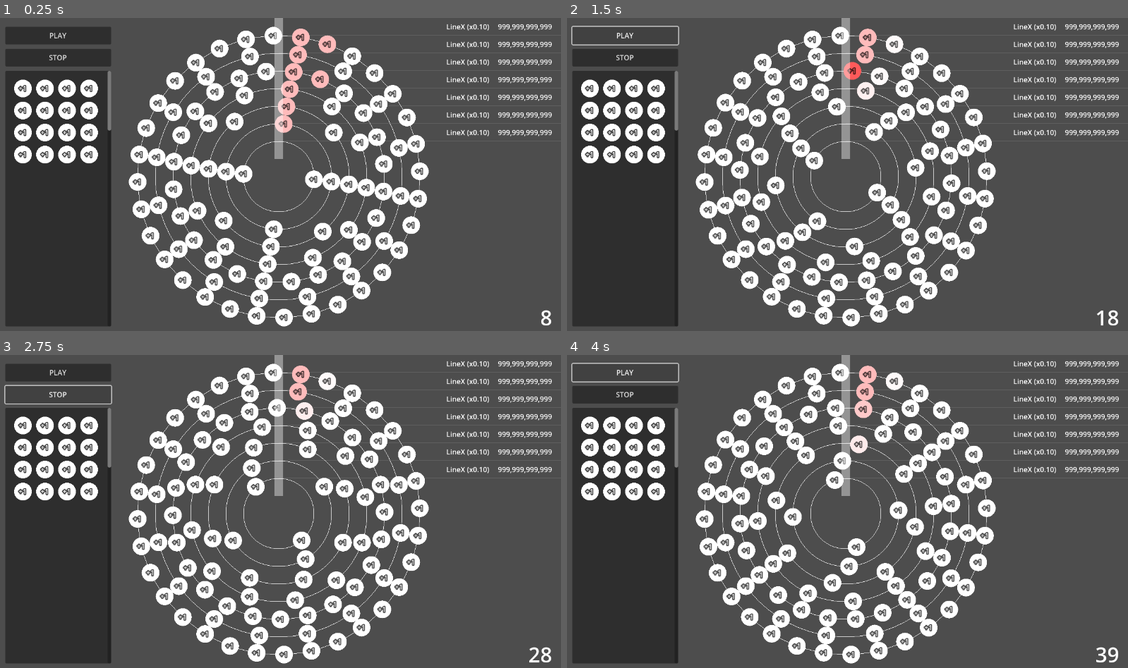
Above: before the commit, frames 1-4 (two rows, left to right).
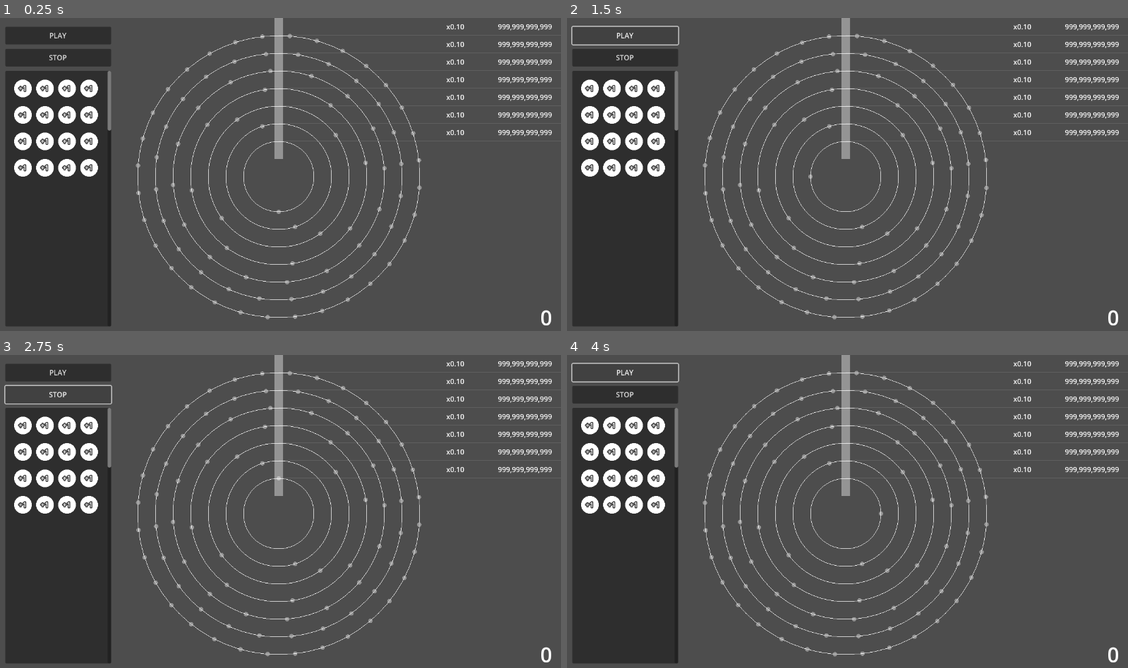
Above: after the commit, the same moments.

Repository: kamikoloss/syzygy
Game: Godot game, scene res://scenes/main.tscn
Same seed, same stepped clock (60 frames per second), same inputs: the game is played once before the commit and once after it.
Inputs:
- Up to frame 1 (0.25 s): no input
- Up to frame 2 (1.5 s): click "PLAY" at 0.5 s; click "PLAY" at 1.25 s
- Up to frame 3 (2.75 s): click "STOP" at 2 s
- Up to frame 4 (4 s): click "STOP" at 2.75 s; click "PLAY" at 3.5 s

The runs differ from the first frame. In frame 1, 16% of the frame differs, in the area x 2-99%, y 2-99%; in frame 2, 17%; in frame 3, 16%; in frame 4, 17%.

Commit message:
update to ride Chip on ChipHolder by drag and drop

Diff:
--- a/scenes/chip.gd
+++ b/scenes/chip.gd
@@ -1,5 +1,8 @@
 class_name Chip
 extends Control
+
+signal hovered # (on: bool)
+signal dragged # (on: bool)
 
 @export var score := 1
 
@@ -8,19 +11,55 @@
 @export var _label_main: Label
 @export var _label_price: Label
 
+var is_dragging := false
+var is_overlapping := false
+
+var _center_offset: Vector2
+var _drag_start_global_position: Vector2
+var _overrapping_holder: ChipHolder
+var _placed_holder: ChipHolder
+
 
 func _ready() -> void:
+    mouse_entered.connect(_on_mouse_entered)
+    mouse_exited.connect(_on_mouse_exited)
     area.area_entered.connect(_on_area_entered)
     area.area_exited.connect(_on_area_exited)
+
+    _center_offset = custom_minimum_size / 2.0
     refresh_view()
 
 
 func _process(delta: float) -> void:
     _label_main.rotation = get_global_transform().get_rotation() * -1
+    if is_dragging:
+        global_position = get_global_mouse_position() - _center_offset
+
+
+func _gui_input(event: InputEvent) -> void:
+    if event is InputEventMouseButton:
+        if event.button_index == MOUSE_BUTTON_LEFT:
+            dragged.emit(event.pressed)
+            _drag(event.pressed)
 
 
 func refresh_view() -> void:
     _label_main.text = "+%s" % [score]
+
+
+func flash() -> void:
+    var tween := create_tween()
+    tween.set_ease(Tween.EASE_OUT).set_trans(Tween.TRANS_QUINT)
+    tween.tween_property(self, "modulate", Color.RED, 0.0)
+    tween.tween_property(self, "modulate", Color.WHITE, 1.0)
+
+
+func _on_mouse_entered() -> void:
+    hovered.emit(true)
+
+
+func _on_mouse_exited() -> void:
+    hovered.emit(false)
 
 
 func _on_area_entered(other_area: Area2D) -> void:
@@ -41,14 +80,12 @@
 
 func _on_entered_chip_sensor(sensor: ChipSensor) -> void:
     GlobalSignal.chip_entered_chip_sensor.emit(self)
-    var tween := create_tween()
-    tween.set_ease(Tween.EASE_OUT).set_trans(Tween.TRANS_QUINT)
-    tween.tween_property(self, "modulate", Color.RED, 0.0)
-    tween.tween_property(self, "modulate", Color.WHITE, 1.0)
+    flash()
 
 
 func _on_entered_chip_holder(holder: ChipHolder) -> void:
-    pass
+    is_overlapping = true
+    _overrapping_holder = holder
 
 
 func _on_exited_chip_sensor(sensor: ChipSensor) -> void:
@@ -56,4 +93,30 @@
 
 
 func _on_exited_chip_holder(holder: ChipHolder) -> void:
-    pass
+    is_overlapping = false
+
+
+func _drag(on: bool) -> void:
+    #print("_on_dragged(on: %s)" % [on])
+    top_level = on
+    is_dragging = on
+    if _placed_holder:
+        _placed_holder.is_overlapped = false
+
+    if on:
+        pass
+    else:
+        # ChipHolder に載る
+        if is_overlapping:
+            #print("[Chip] drag and ride!")
+            _placed_holder = _overrapping_holder
+            _overrapping_holder.is_overlapped = true
+            reparent(_placed_holder.chips_parent)
+            position = Vector2.ZERO - _center_offset # MUST after reparent()
+            GlobalSignal.chip_ridden.emit(self, _placed_holder)
+        # 元に戻る
+        # Main 側で再生成する
+        else:
+            #print("[Chip] drag and dropped!")
+            GlobalSignal.chip_dropped.emit(self)
+            queue_free()
--- a/scenes/chip_holder.gd
+++ b/scenes/chip_holder.gd
@@ -1,2 +1,6 @@
 class_name ChipHolder
 extends Control
+
+@export var chips_parent: Control
+
+var is_overlapped := false
--- a/scenes/chip_holder.tscn
+++ b/scenes/chip_holder.tscn
@@ -6,10 +6,11 @@
 [sub_resource type="CircleShape2D" id="CircleShape2D_0wfyh"]
 radius = 5.0
 
-[node name="ChipHolder" type="Control"]
+[node name="ChipHolder" type="Control" node_paths=PackedStringArray("chips_parent")]
 layout_mode = 3
 anchors_preset = 0
 script = ExtResource("1_byowi")
+chips_parent = NodePath("Chips")
 
 [node name="TextureRect" type="TextureRect" parent="."]
 self_modulate = Color(1, 1, 1, 0.4)
@@ -21,6 +22,11 @@
 texture = ExtResource("1_fpy3y")
 expand_mode = 1
 
+[node name="Chips" type="Control" parent="."]
+anchors_preset = 0
+offset_right = 40.0
+offset_bottom = 40.0
+
 [node name="Area2D" type="Area2D" parent="."]
 
 [node name="CollisionShape2D" type="CollisionShape2D" parent="Area2D"]
--- a/scenes/main.gd
+++ b/scenes/main.gd
@@ -3,6 +3,7 @@
 @export var button_play: Button
 @export var button_stop: Button
 
+@export var grid_container: GridContainer
 @export var label_score_total: Label
 
 
@@ -14,8 +15,14 @@
 
 func _ready() -> void:
     GlobalSignal.chip_entered_chip_sensor.connect(_on_chip_entered_chip_sensor)
+    GlobalSignal.chip_dropped.connect(_on_chip_dropped)
     score = 0
 
 
 func _on_chip_entered_chip_sensor(chip: Chip) -> void:
+    # debug
     score += chip.score
+
+
+func _on_chip_dropped(chip: Chip) -> void:
+    grid_container.add_child(chip.duplicate())
--- a/scenes/main.tscn
+++ b/scenes/main.tscn
@@ -5,12 +5,13 @@
 [ext_resource type="PackedScene" uid="uid://bk5qrvbech16c" path="res://scenes/chip_sensor.tscn" id="3_sugp2"]
 [ext_resource type="PackedScene" uid="uid://b185sasx51q0n" path="res://scenes/chip.tscn" id="4_jyhfs"]
 
-[node name="Main" type="Control" node_paths=PackedStringArray("button_play", "button_stop", "label_score_total")]
+[node name="Main" type="Control" node_paths=PackedStringArray("button_play", "button_stop", "grid_container", "label_score_total")]
 layout_mode = 3
 anchors_preset = 0
 script = ExtResource("1_ig7tw")
 button_play = NodePath("UI/MarginContainerLeft/VBoxContainer/ButtonPlay")
 button_stop = NodePath("UI/MarginContainerLeft/VBoxContainer/ButtonStop")
+grid_container = NodePath("UI/MarginContainerLeft/VBoxContainer/Panel/ScrollContainer/MarginContainer/GridContainer")
 label_score_total = NodePath("UI/LabelScoreTotal")
 
 [node name="Objects" type="Control" parent="."]
@@ -23,18 +24,18 @@
 offset_right = 640.0
 offset_bottom = 360.0
 circle_radius = 80.0
-rotate_speed = 0.05
+holder_count = 1
+
+[node name="Rail120" parent="Objects" instance=ExtResource("2_0xm2m")]
+layout_mode = 0
+offset_left = 640.0
+offset_top = 360.0
+offset_right = 640.0
+offset_bottom = 360.0
+circle_radius = 120.0
+rotate_speed = 0.8
 holder_count = 2
 
-[node name="Rail120" parent="Objects" instance=ExtResource("2_0xm2m")]
-layout_mode = 0
-offset_left = 640.0
-offset_top = 360.0
-offset_right = 640.0
-offset_bottom = 360.0
-circle_radius = 120.0
-rotate_speed = 0.06
-
 [node name="Rail160" parent="Objects" instance=ExtResource("2_0xm2m")]
 layout_mode = 0
 offset_left = 640.0
@@ -42,19 +43,18 @@
 offset_right = 640.0
 offset_bottom = 360.0
 circle_radius = 160.0
-rotate_speed = 0.07
+rotate_speed = 0.6
+
+[node name="Rail200" parent="Objects" instance=ExtResource("2_0xm2m")]
+layout_mode = 0
+offset_left = 640.0
+offset_top = 360.0
+offset_right = 640.0
+offset_bottom = 360.0
+circle_radius = 200.0
+rotate_speed = 0.4
 holder_count = 8
 
-[node name="Rail200" parent="Objects" instance=ExtResource("2_0xm2m")]
-layout_mode = 0
-offset_left = 640.0
-offset_top = 360.0
-offset_right = 640.0
-offset_bottom = 360.0
-circle_radius = 200.0
-rotate_speed = 0.08
-holder_count = 12
-
 [node name="Rail240" parent="Objects" instance=ExtResource("2_0xm2m")]
 layout_mode = 0
 offset_left = 640.0
@@ -62,8 +62,8 @@
 offset_right = 640.0
 offset_bottom = 360.0
 circle_radius = 240.0
-rotate_speed = 0.09
-holder_count = 24
+rotate_speed = 0.2
+holder_count = 16
 
 [node name="Rail280" parent="Objects" instance=ExtResource("2_0xm2m")]
 layout_mode = 0
@@ -73,14 +73,14 @@
 offset_bottom = 360.0
 circle_radius = 280.0
 rotate_speed = 0.1
-holder_count = 16
+holder_count = 24
 
 [node name="Rail320" parent="Objects" instance=ExtResource("2_0xm2m")]
 offset_left = 640.0
 offset_top = 360.0
 offset_right = 640.0
 offset_bottom = 360.0
-rotate_speed = 0.1
+rotate_speed = 0.05
 holder_count = 32
 
 [node name="ChipSensor" parent="Objects" instance=ExtResource("3_sugp2")]
@@ -139,7 +139,7 @@
 layout_mode = 2
 size_flags_horizontal = 3
 theme_override_constants/h_separation = 10
-theme_override_constants/v_separation = 10
+theme_override_constants/v_separation = 20
 columns = 4
 
 [node name="Chip" parent="UI/MarginContainerLeft/VBoxContainer/Panel/ScrollContainer/MarginContainer/GridContainer" instance=ExtResource("4_jyhfs")]
@@ -208,43 +208,43 @@
 [node name="Label" type="Label" parent="UI/MarginContainerRight/VBoxContainerLeft"]
 custom_minimum_size = Vector2(0, 40)
 layout_mode = 2
-text = "LineX (x0.10)"
+text = "x0.10"
 vertical_alignment = 1
 
 [node name="Label2" type="Label" parent="UI/MarginContainerRight/VBoxContainerLeft"]
 custom_minimum_size = Vector2(0, 40)
 layout_mode = 2
-text = "LineX (x0.10)"
+text = "x0.10"
 vertical_alignment = 1
 
 [node name="Label3" type="Label" parent="UI/MarginContainerRight/VBoxContainerLeft"]
 custom_minimum_size = Vector2(0, 40)
 layout_mode = 2
-text = "LineX (x0.10)"
+text = "x0.10"
 vertical_alignment = 1
 
 [node name="Label4" type="Label" parent="UI/MarginContainerRight/VBoxContainerLeft"]
 custom_minimum_size = Vector2(0, 40)
 layout_mode = 2
-text = "LineX (x0.10)"
+text = "x0.10"
 vertical_alignment = 1
 
 [node name="Label5" type="Label" parent="UI/MarginContainerRight/VBoxContainerLeft"]
 custom_minimum_size = Vector2(0, 40)
 layout_mode = 2
-text = "LineX (x0.10)"
+text = "x0.10"
 vertical_alignment = 1
 
 [node name="Label6" type="Label" parent="UI/MarginContainerRight/VBoxContainerLeft"]
 custom_minimum_size = Vector2(0, 40)
 layout_mode = 2
-text = "LineX (x0.10)"
+text = "x0.10"
 vertical_alignment = 1
 
 [node name="Label7" type="Label" parent="UI/MarginContainerRight/VBoxContainerLeft"]
 custom_minimum_size = Vector2(0, 40)
 layout_mode = 2
-text = "LineX (x0.10)"
+text = "x0.10"
 vertical_alignment = 1
 
 [node name="_" type="MarginContainer" parent="UI/MarginContainerRight/VBoxContainerLeft"]
--- a/scenes/rail.gd
+++ b/scenes/rail.gd
@@ -8,7 +8,7 @@
 @export var rotate_speed := 1.0 # rotates / sec
 @export var holder_count := 4
 
-@export var chips_parent: Control
+@export var chip_holders_parent: Control
 
 @export var chip_scene: PackedScene
 @export var chip_holder_scene: PackedScene
@@ -25,7 +25,7 @@
     draw_line(Vector2(0, circle_radius * -1), Vector2(1280, circle_radius * -1), LINE_COLOR_SECONDARY)
     draw_circle(Vector2.ZERO, circle_radius, LINE_COLOR_PRIMARY, false)
     # TODO: not working
-    chips_parent.draw_polyline([Vector2(40, 0), Vector2(20, -10), Vector2(20, 10), Vector2(40, 0)], LINE_COLOR_PRIMARY)
+    chip_holders_parent.draw_polyline([Vector2(40, 0), Vector2(20, -10), Vector2(20, 10), Vector2(40, 0)], LINE_COLOR_PRIMARY)
 
 
 func set_holders() -> void:
@@ -34,16 +34,16 @@
         var pos := Vector2(cos(rad) * circle_radius, sin(rad) * circle_radius)
         var chip_holder: ChipHolder = chip_holder_scene.instantiate()
         chip_holder.position = pos
-        chips_parent.add_child(chip_holder)
+        chip_holders_parent.add_child(chip_holder)
         # debug
-        var chip: Chip = chip_scene.instantiate()
-        chip.position = pos - chip.custom_minimum_size / 2
-        chips_parent.add_child(chip)
+        #var chip: Chip = chip_scene.instantiate()
+        #chip.position = pos - chip.custom_minimum_size / 2
+        #chip_holders_parent.add_child(chip)
 
 
 func start_rotate() -> void:
     var duration := 1.0 / rotate_speed
     _tween_rotate = create_tween()
     _tween_rotate.set_loops()
-    _tween_rotate.tween_property(chips_parent, "rotation_degrees", 360.0, duration)
-    _tween_rotate.tween_property(chips_parent, "rotation_degrees", 0.0, 0)
+    _tween_rotate.tween_property(chip_holders_parent, "rotation_degrees", 360.0, duration)
+    _tween_rotate.tween_property(chip_holders_parent, "rotation_degrees", 0.0, 0)
--- a/scenes/rail.tscn
+++ b/scenes/rail.tscn
@@ -4,13 +4,13 @@
 [ext_resource type="PackedScene" uid="uid://b185sasx51q0n" path="res://scenes/chip.tscn" id="2_stgit"]
 [ext_resource type="PackedScene" uid="uid://bt7jq7m0wseur" path="res://scenes/chip_holder.tscn" id="3_u70y5"]
 
-[node name="Rail" type="Control" node_paths=PackedStringArray("chips_parent")]
+[node name="Rail" type="Control" node_paths=PackedStringArray("chip_holders_parent")]
 layout_mode = 3
 anchors_preset = 0
 script = ExtResource("1_6f37g")
-chips_parent = NodePath("Chips")
+chip_holders_parent = NodePath("ChipHolders")
 chip_scene = ExtResource("2_stgit")
 chip_holder_scene = ExtResource("3_u70y5")
 
-[node name="Chips" type="Control" parent="."]
+[node name="ChipHolders" type="Control" parent="."]
 anchors_preset = 0
--- a/scripts/global_signal.gd
+++ b/scripts/global_signal.gd
@@ -1,5 +1,6 @@
 # GlobalSignal
 extends Node
 
-# (chip: Chip)
-signal chip_entered_chip_sensor
+signal chip_entered_chip_sensor # (chip: Chip)
+signal chip_ridden # (chip: Chip, chip_holder: ChipHolder)
+signal chip_dropped # (chip: Chip)
